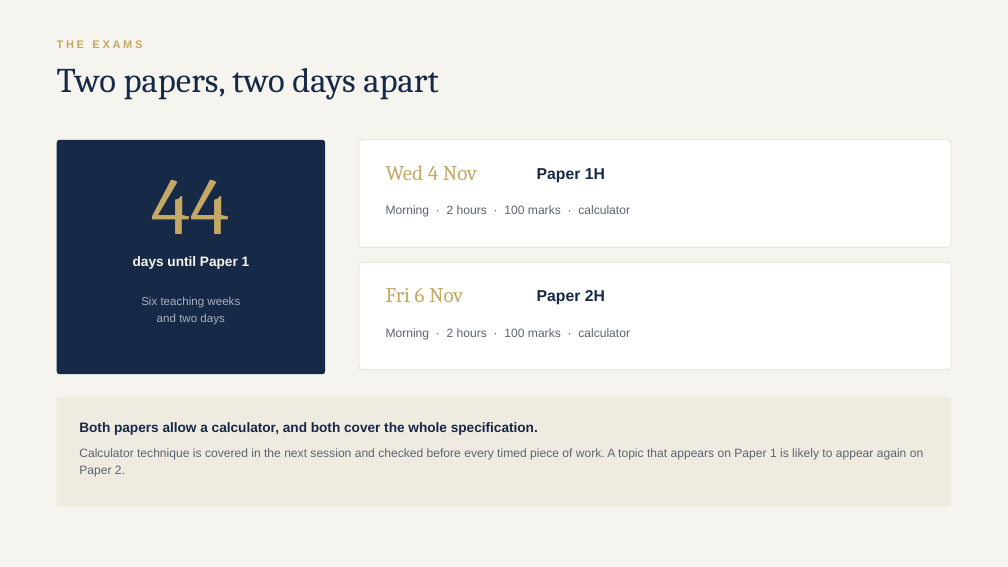
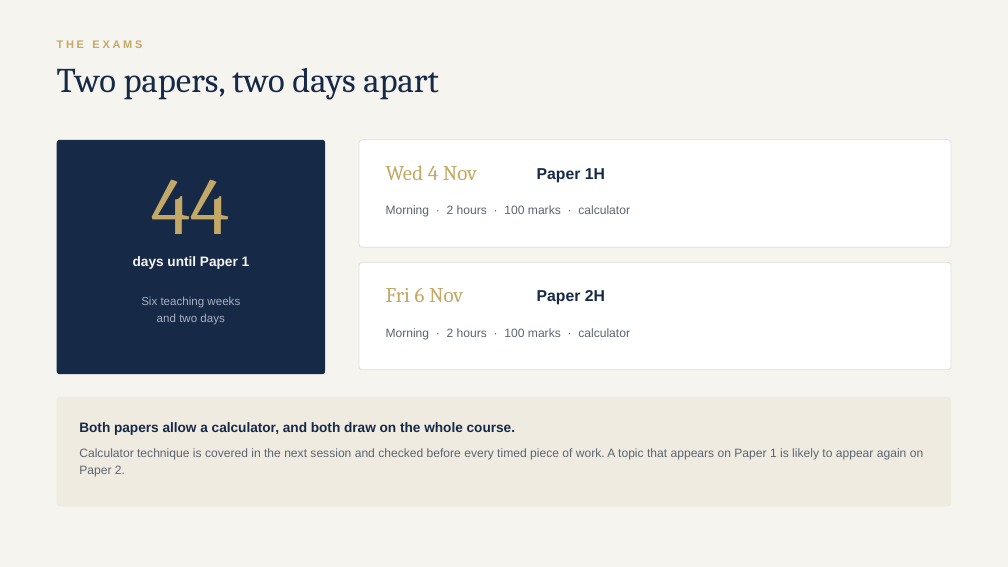
Before and after one commit to AliAljawabra/Daily, a slide deck: slide 2 of tutoring/charlotte/Charlotte_maths_plan.pptx. Drawn at 1008x567 pixels with LibreOffice and Linux fonts; fonts in the diff are those of the drawing. Boxes give left, top, right and bottom in pixels: in the first picture for what was removed or moved away, otherwise in the second. Text is boxed around its words. In the diff, an @@ line names an element or a change of style, - is before the commit and + after.

```diff
--- a/tutoring/charlotte/Charlotte_maths_plan.pptx
+++ b/tutoring/charlotte/Charlotte_maths_plan.pptx
@@ text at (79,422,515,435): text changed @@
-Both papers allow a calculator, and both cover the whole specification.
+Both papers allow a calculator, and both draw on the whole course.
```
Also in this commit, not shown: 6 other slides changed, 2 other files.
